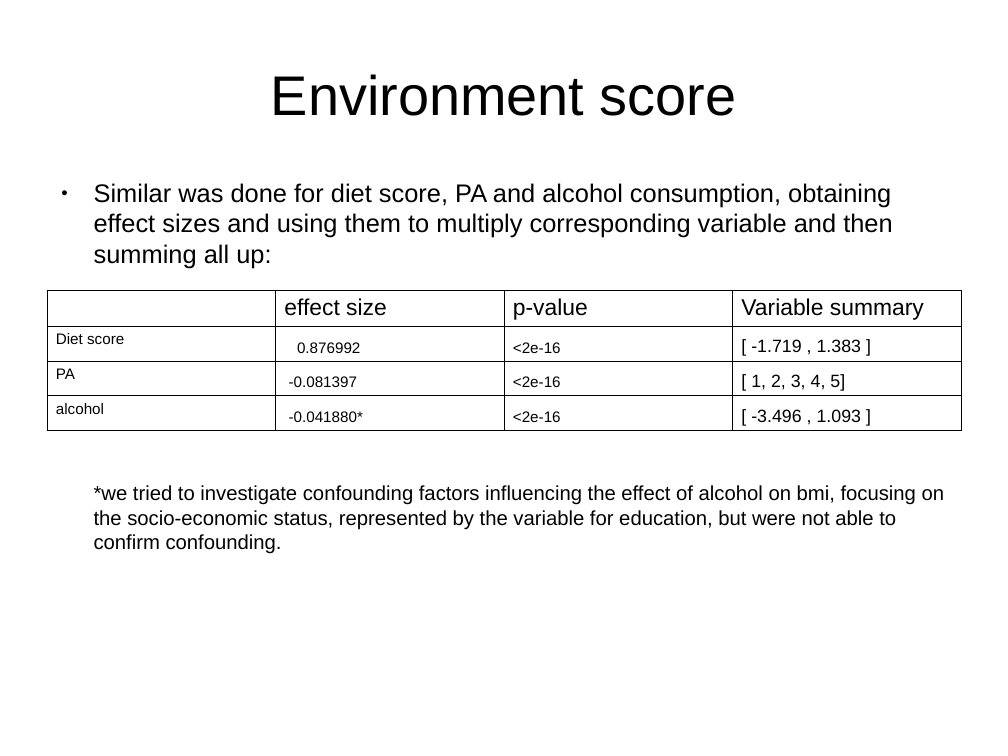
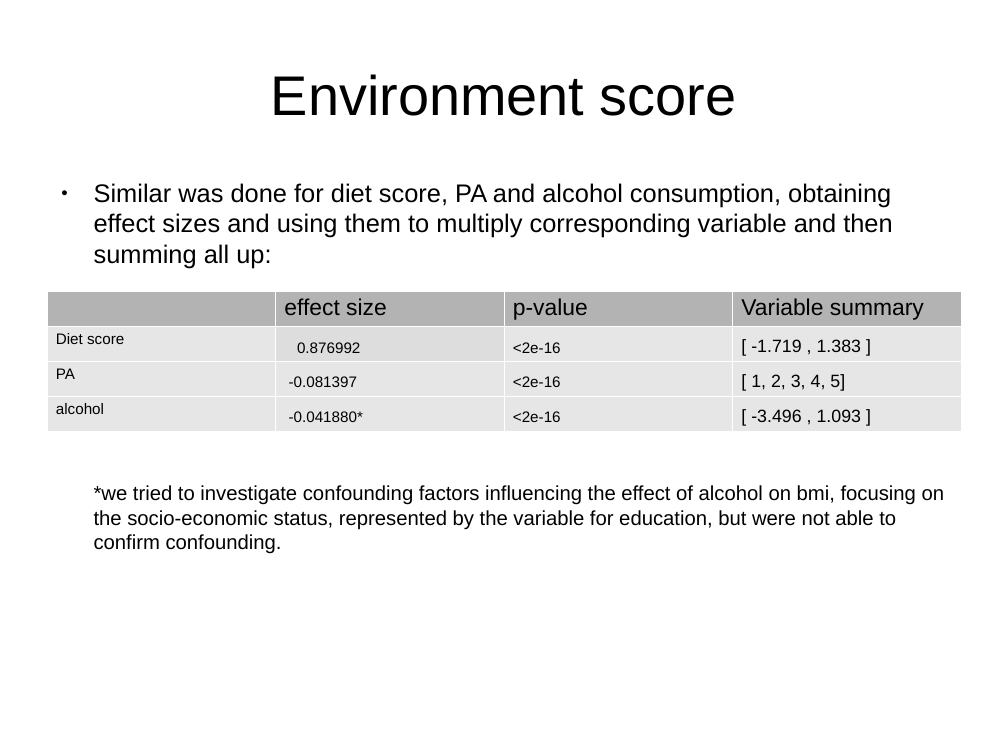
Before and after one commit to jernejaMislejMasters/lean_phenotype, a slide deck: slide 7 of documents/reports/meetings/19_6_2017.odp (slide 6 before the commit). Drawn at 1008x756 pixels with LibreOffice and Linux fonts; fonts in the diff are those of the drawing. Boxes give left, top, right and bottom in pixels: in the first picture for what was removed or moved away, otherwise in the second. Text is boxed around its words. In the diff, an @@ line names an element or a change of style, - is before the commit and + after.

```diff
--- a/documents/reports/meetings/19_6_2017.odp
+++ b/documents/reports/meetings/19_6_2017.odp
@@ table at box(47, 291, 961, 431) @@
@@ fill none to #B3B3B3 in 3 cells @@
@@ fill none to #E6E6E6 in 11 cells @@
@@ fill none to #DDDDDD in row 2, column 2 @@
@@ borders changed @@
```
Also in this commit, not shown: 5 other slides changed, 1 slide added, 4 other files.
